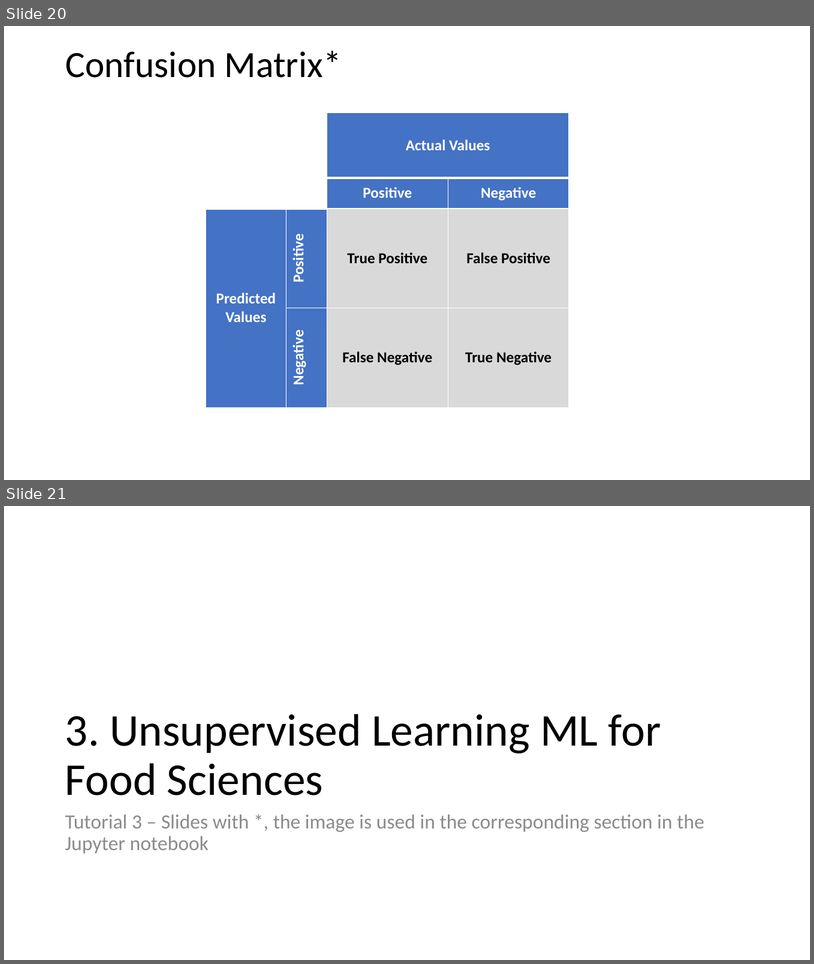
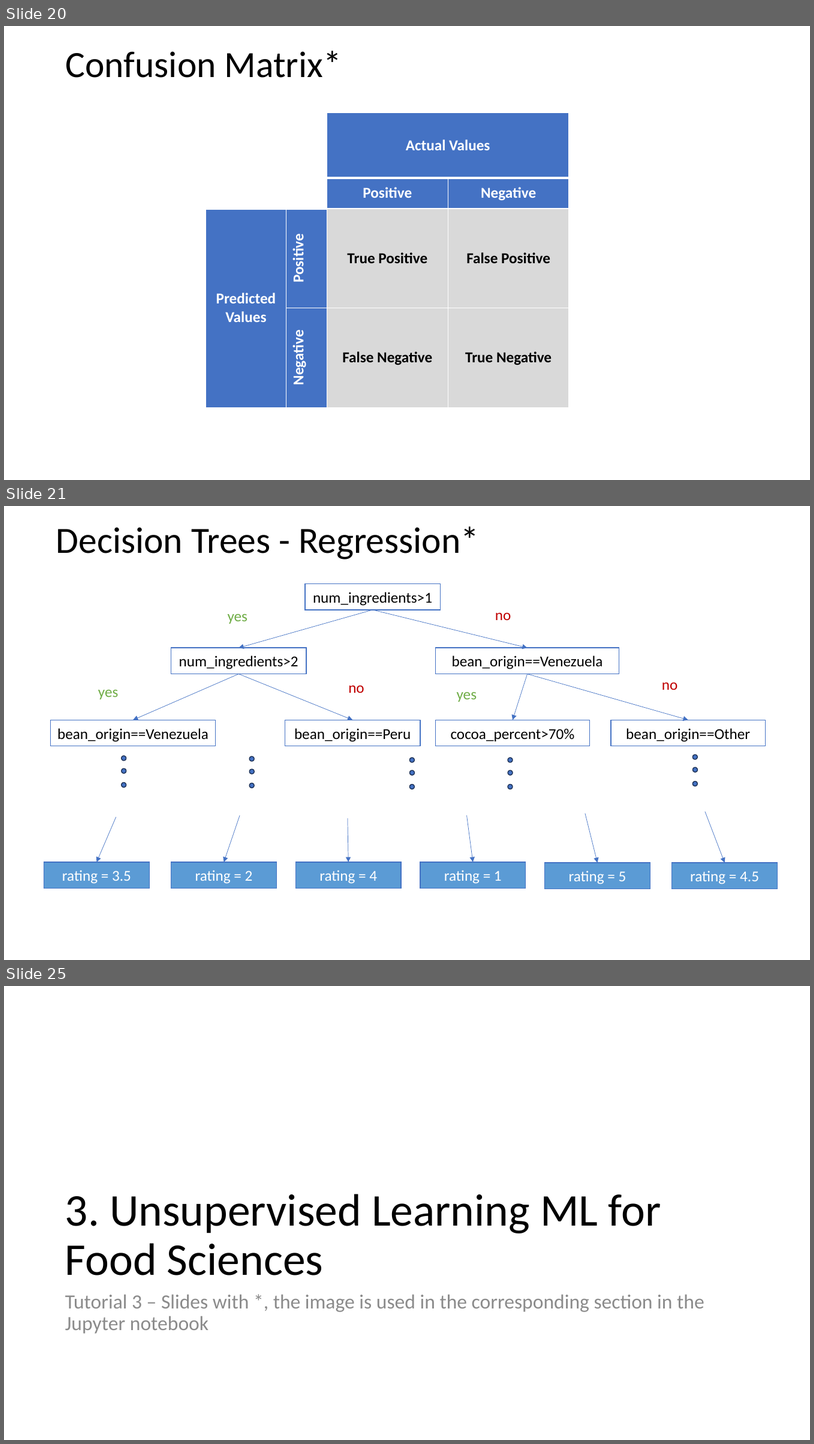
Before and after one commit to fsb-edu/ML4Food, a slide deck: images/Graphics of ML4Food.pptx. Shown one above the other, each under a label of ours: slides 20 and 21 before the commit, slides 20, 21 and 25 after it; the slides between them are not shown. The pictures are 814x964 and 814x1444 pixels, drawn with LibreOffice and Linux fonts; fonts in the diff are those of the drawing. Boxes give left, top, right and bottom in pixels: in the first picture for what was removed or moved away, otherwise in the second. Text is boxed around its words. In the diff, an @@ line names an element or a change of style, - is before the commit and + after.

```diff
--- a/images/Graphics of ML4Food.pptx
+++ b/images/Graphics of ML4Food.pptx
@@ slide 21 added at box(4, 506, 810, 960), background #FFFFFF @@
@@ title added at box(56, 526, 479, 559), 44 pt, text #000000 @@
+Decision Trees - Regression*
@@ group added at box(44, 583, 778, 888): 15 ellipses, 13 rectangles, 12 arrows, 6 texts @@
+num_ingredients>1
+num_ingredients>2
+bean_origin==Venezuela
+yes
+no
+bean_origin==Venezuela
+no
+bean_origin==Peru
+cocoa_percent>70%
+bean_origin==Other
+yes
+yes
+no
+rating = 3.5
+rating = 2
+rating = 4.5
+rating = 5
+rating = 1
+rating = 4
@@ what was slide 21 is now slide 25 @@
```
Also in this commit, not shown: 3 other slides added, 5 other files.
